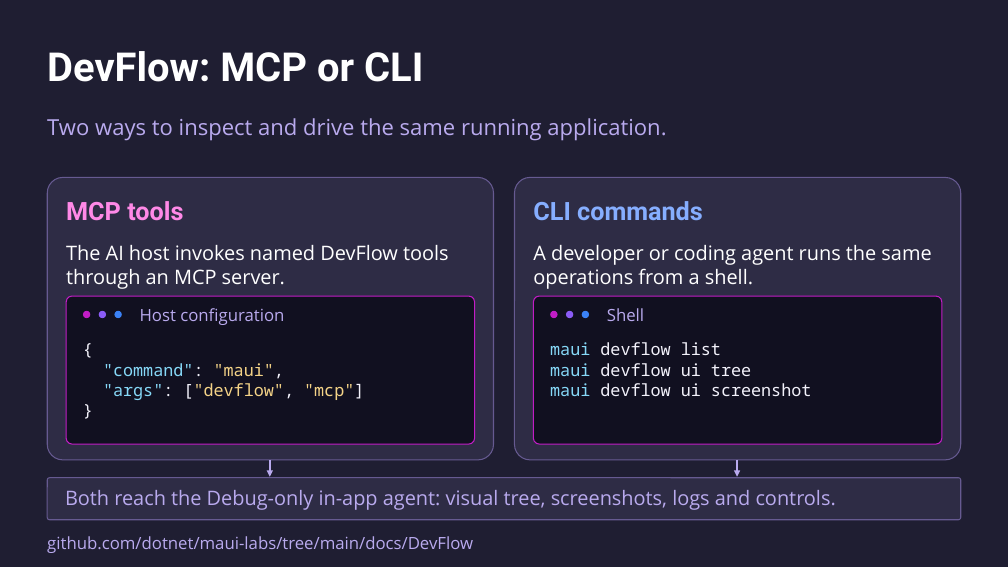
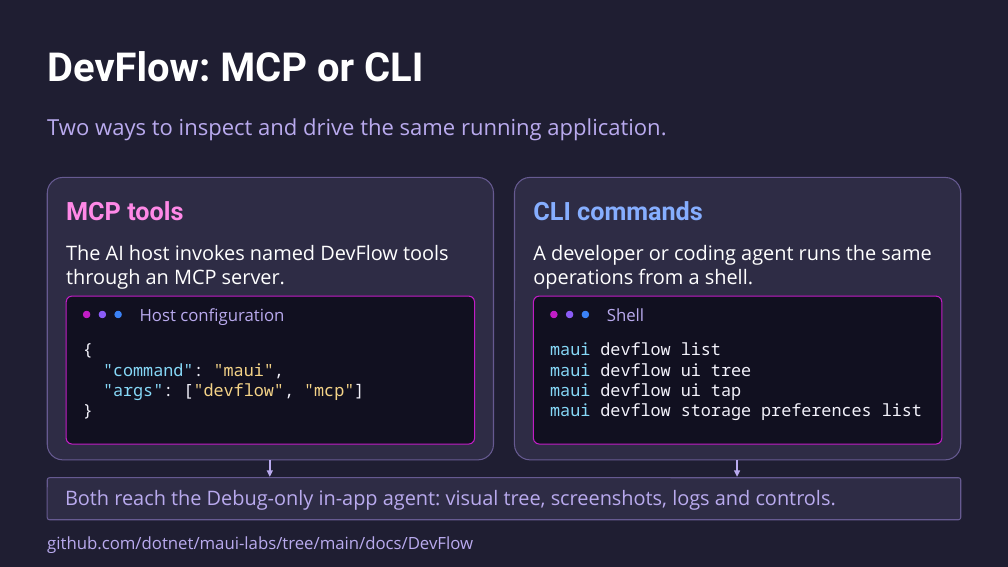
Before and after one commit to mattleibow/dotnetconf2026, a slide deck: slide 8 of slides.pptx. Drawn at 1008x567 pixels with LibreOffice and Linux fonts; fonts in the diff are those of the drawing. Boxes give left, top, right and bottom in pixels: in the first picture for what was removed or moved away, otherwise in the second. Text is boxed around its words. In the diff, an @@ line names an element or a change of style, - is before the commit and + after.

```diff
--- a/slides.pptx
+++ b/slides.pptx
@@ text at (550,383,922,420): text changed @@
-maui devflow ui screenshot
+maui devflow ui tap
+maui devflow storage preferences list
```
Also in this commit, not shown: 23 other slides changed, 1 slide added.
